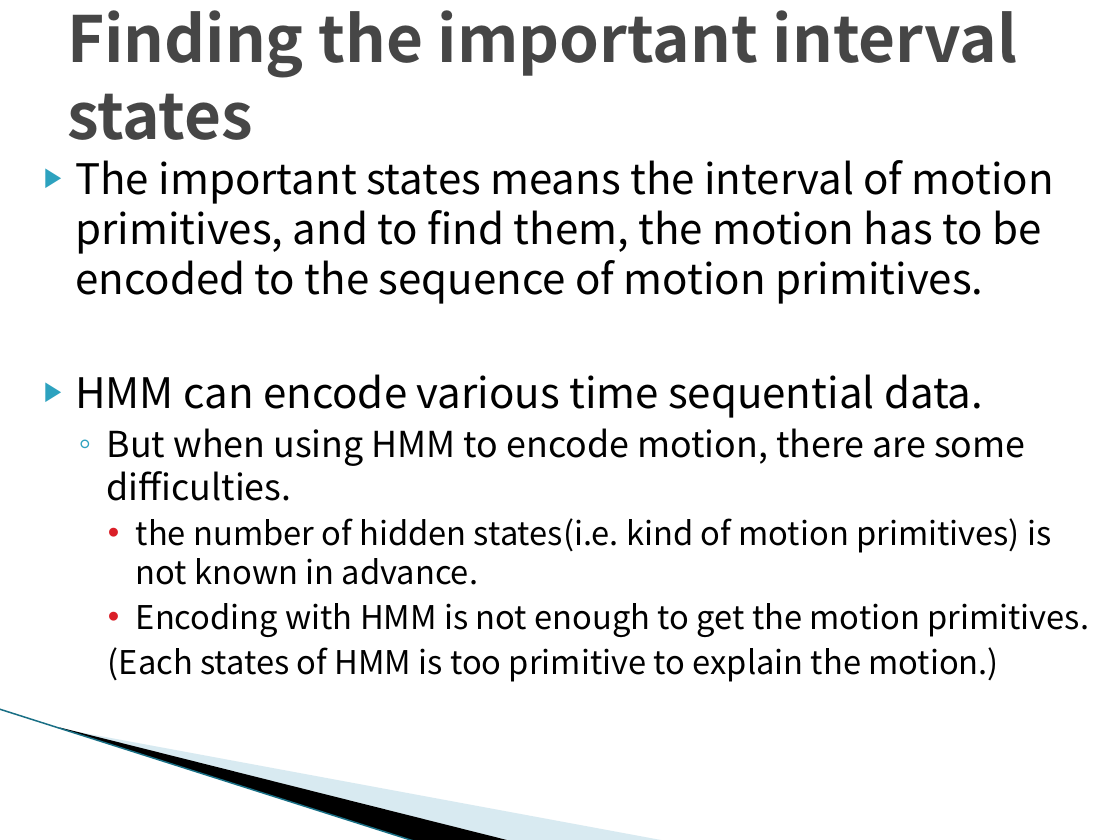
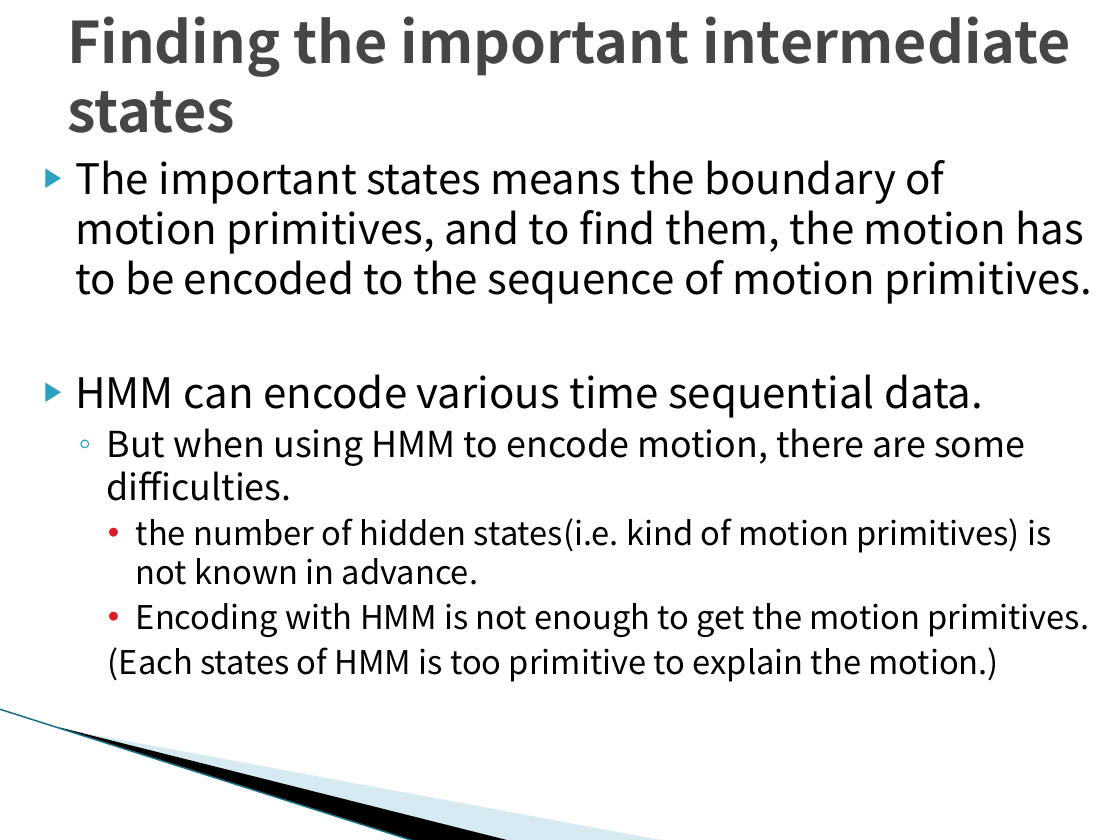
Before and after one commit to TetsuyaKomota/MyMasterStudies, a slide deck: slide 8 of slides/seminar_20170111.pptx. Drawn at 1120x840 pixels with LibreOffice and Linux fonts; fonts in the diff are those of the drawing; background and template pictures are left out. Boxes give left, top, right and bottom in pixels: in the first picture for what was removed or moved away, otherwise in the second. Text is boxed around its words. In the diff, an @@ line names an element or a change of style, - is before the commit and + after.

```diff
--- a/slides/seminar_20170111.pptx
+++ b/slides/seminar_20170111.pptx
@@ title at (67,16,1071,133): text changed; size 41 to 36.9 pt @@
-Finding the important interval states
+Finding the important intermediate states
@@ text at (75,160,1092,304): text changed @@
-▶ The important states means the interval of motion primitives, and to find them, the motion has to be encoded to the sequence of motion primitives.
+▶ The important states means the boundary of motion primitives, and to find them, the motion has to be encoded to the sequence of motion primitives.
```
Also in this commit, not shown: 7 other slides changed, 1 slide added, 1 slide removed, 1 other file.
